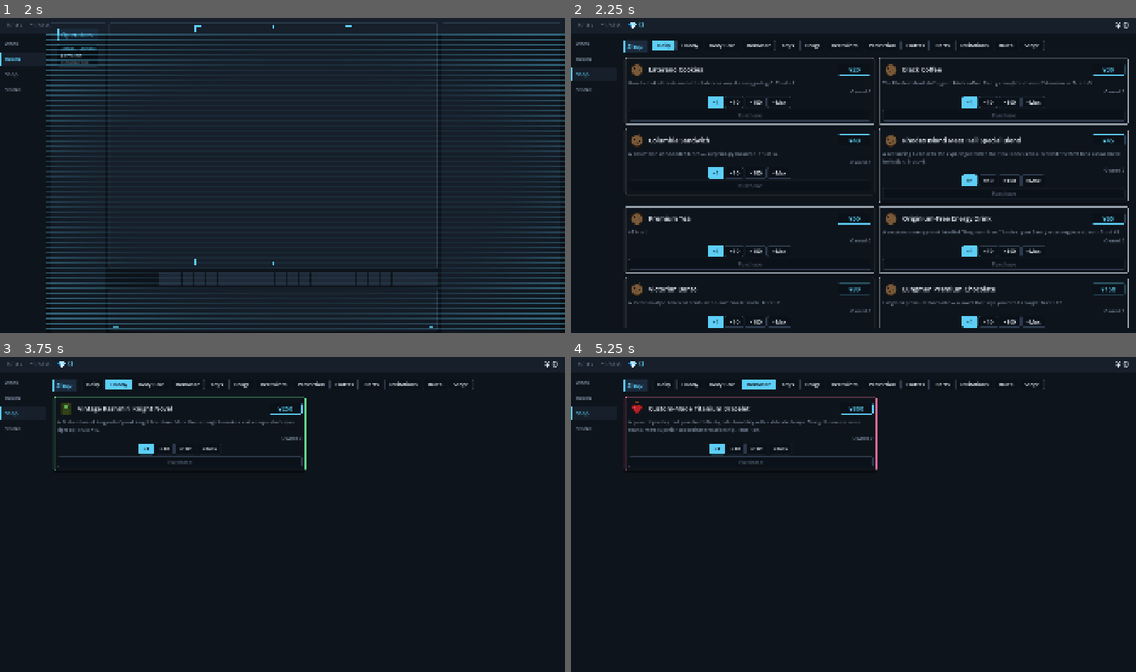
Above: before the commit, frames 1-4 (two rows, left to right).
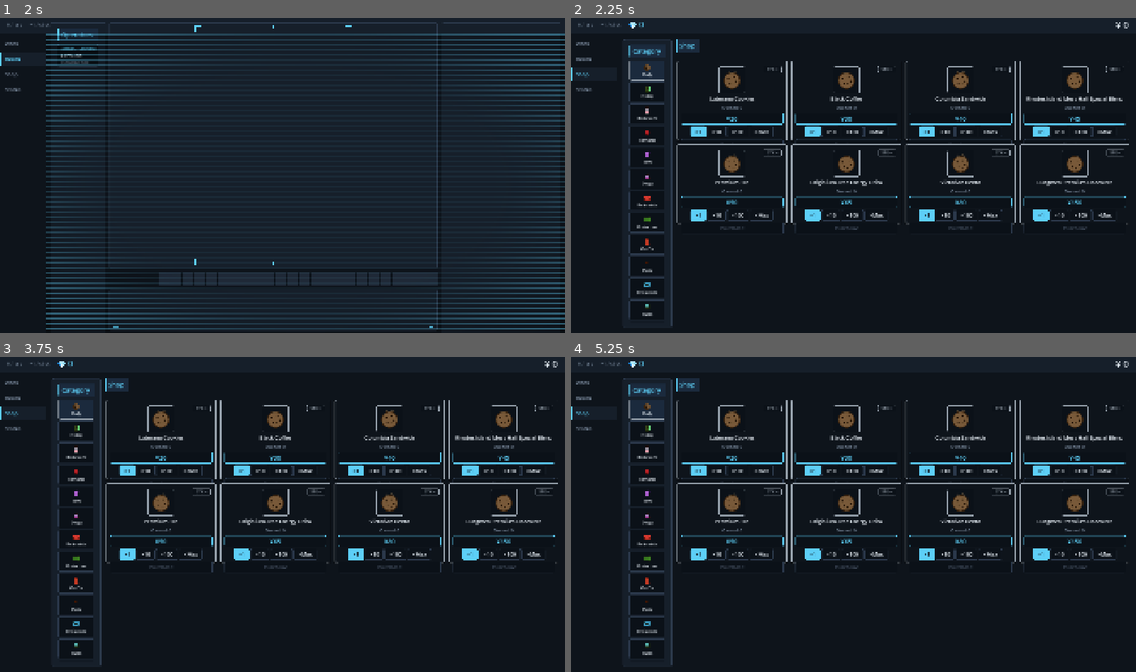
Above: after the commit, the same moments.

Repository: bakamarudasi/clickergame_demo
Game: Godot game, scene res://scenes/main.tscn
The game is run twice, just before and just after one commit, with the same random seed, the same clock (stepped at 60 frames per second) and the same inputs.
Inputs (mouse positions are in pixels of both pictures, inside the frame that each line leads up to):
- Up to frame 1 (2 s): click "Work" at 0.5 s; click "Room" at 1.25 s
- Up to frame 2 (2.25 s): click "Shop" at 2 s
- Up to frame 3 (3.75 s): click (90, 385) at 2.75 s, where only the run before the commit has a clickable "Daily"; click (118, 385) at 3.5 s, where only the run before the commit has a clickable "Hobby"
- Up to frame 4 (5.25 s): click (723, 385) at 4.25 s, where only the run before the commit has a clickable "Body Care"; click (757, 385) at 5 s, where only the run before the commit has a clickable "Romance"

Frame 1 is identical in both runs. In frame 2, 17% of the frame differs, in the area x 9-99%, y 6-99%; in frame 3, 10%; in frame 4, 11%.

Commit message:
shop: vertical banner cards + left sidebar category tiles
Reorganizes the Shop tab to combine the "hanging banner card" form factor
with a side-rail category navigation (inspired by the two reference shots
the user provided):

Layout
- New HBox split: a fixed 140px LeftSidebar holds the category column,
  RightWrap takes the rest with title row + decorative hang rod + grid.
- ItemGrid bumped from 2 columns to 4 to match the denser banner format.

Category sidebar
- Tiles are PanelContainer + VBox(icon, label) with gui_input click
  routing instead of Button (Button can't natively stack icon-above-text).
- Selected tile gets a category-colored 4px left stripe + header bg via
  swapped StyleBox; the rest stay dark-deep with hairline border.
- Icons + accent colors reused from ItemCardFactory's category dicts.

Banner card
- ItemCardFactory.build() rewritten to a vertical layout: accent hang bar
  → boxed icon "display window" → name → price tag → qty selector →
  buy button. Description moved to tooltip_text since there's no room
  for a desc line in the banner.
- Right-corner status badge overlay added: shows "STK ∞" for consumables
  and "OWNED" for one-shot items that are already applied. Painted in
  the category accent over a dark panel.
- Card min size 156×270 so the GridContainer reserves a consistent cell.
- Layer pattern: a non-Container Control wraps VBox + badge so the badge
  can use top-right anchors without being stretched by PanelContainer.

Translation keys: SHOP_CATEGORY_TITLE, SHOP_BADGE_STOCK_INFINITE,
SHOP_BADGE_OWNED.

https://claude.ai/code/session_01GzpUoibW7LL87PvWJrDjxw

Diff:
--- a/scenes/ui/shop_tab.tscn
+++ b/scenes/ui/shop_tab.tscn
@@ -17,47 +17,80 @@
 anchor_bottom = 1.0
 grow_horizontal = 2
 grow_vertical = 2
-theme_override_constants/margin_left = 24
-theme_override_constants/margin_top = 20
-theme_override_constants/margin_right = 24
-theme_override_constants/margin_bottom = 20
+theme_override_constants/margin_left = 20
+theme_override_constants/margin_top = 18
+theme_override_constants/margin_right = 20
+theme_override_constants/margin_bottom = 18
 
-[node name="VBox" type="VBoxContainer" parent="Inner"]
+[node name="HBox" type="HBoxContainer" parent="Inner"]
 layout_mode = 2
 theme_override_constants/separation = 14
 
-[node name="HeaderHBox" type="HBoxContainer" parent="Inner/VBox"]
+[node name="LeftSidebar" type="PanelContainer" parent="Inner/HBox"]
+custom_minimum_size = Vector2(140, 0)
 layout_mode = 2
-theme_override_constants/separation = 16
 
-[node name="TitleBar" type="PanelContainer" parent="Inner/VBox/HeaderHBox"]
+[node name="LeftInner" type="MarginContainer" parent="Inner/HBox/LeftSidebar"]
 layout_mode = 2
-size_flags_horizontal = 0
+theme_override_constants/margin_left = 10
+theme_override_constants/margin_top = 10
+theme_override_constants/margin_right = 10
+theme_override_constants/margin_bottom = 10
+
+[node name="LeftStack" type="VBoxContainer" parent="Inner/HBox/LeftSidebar/LeftInner"]
+layout_mode = 2
+theme_override_constants/separation = 10
+
+[node name="CategoryTitleBar" type="PanelContainer" parent="Inner/HBox/LeftSidebar/LeftInner/LeftStack"]
+layout_mode = 2
 theme_type_variation = &"SectionHeader"
 
-[node name="Title" type="Label" parent="Inner/VBox/HeaderHBox/TitleBar"]
+[node name="CategoryTitle" type="Label" parent="Inner/HBox/LeftSidebar/LeftInner/LeftStack/CategoryTitleBar"]
 layout_mode = 2
 theme_type_variation = &"SectionHeader"
-text = "SHOP_TITLE"
+text = "SHOP_CATEGORY_TITLE"
 
-[node name="CategoryScroll" type="ScrollContainer" parent="Inner/VBox/HeaderHBox"]
+[node name="CategoryScroll" type="ScrollContainer" parent="Inner/HBox/LeftSidebar/LeftInner/LeftStack"]
 layout_mode = 2
-size_flags_horizontal = 3
-size_flags_vertical = 5
-vertical_scroll_mode = 0
+size_flags_vertical = 3
+horizontal_scroll_mode = 0
 
-[node name="CategoryBar" type="HBoxContainer" parent="Inner/VBox/HeaderHBox/CategoryScroll"]
+[node name="CategoryBar" type="VBoxContainer" parent="Inner/HBox/LeftSidebar/LeftInner/LeftStack/CategoryScroll"]
 unique_name_in_owner = true
 layout_mode = 2
 size_flags_horizontal = 3
 theme_override_constants/separation = 6
 
-[node name="GridScroll" type="ScrollContainer" parent="Inner/VBox"]
+[node name="RightWrap" type="VBoxContainer" parent="Inner/HBox"]
+layout_mode = 2
+size_flags_horizontal = 3
+theme_override_constants/separation = 12
+
+[node name="HeaderHBox" type="HBoxContainer" parent="Inner/HBox/RightWrap"]
+layout_mode = 2
+theme_override_constants/separation = 16
+
+[node name="TitleBar" type="PanelContainer" parent="Inner/HBox/RightWrap/HeaderHBox"]
+layout_mode = 2
+size_flags_horizontal = 0
+theme_type_variation = &"SectionHeader"
+
+[node name="Title" type="Label" parent="Inner/HBox/RightWrap/HeaderHBox/TitleBar"]
+layout_mode = 2
+theme_type_variation = &"SectionHeader"
+text = "SHOP_TITLE"
+
+[node name="HangRod" type="ColorRect" parent="Inner/HBox/RightWrap"]
+custom_minimum_size = Vector2(0, 2)
+layout_mode = 2
+color = Color(0.247, 0.337, 0.439, 1)
+
+[node name="GridScroll" type="ScrollContainer" parent="Inner/HBox/RightWrap"]
 layout_mode = 2
 size_flags_vertical = 3
 horizontal_scroll_mode = 0
 
-[node name="GridWrap" type="MarginContainer" parent="Inner/VBox/GridScroll"]
+[node name="GridWrap" type="MarginContainer" parent="Inner/HBox/RightWrap/GridScroll"]
 layout_mode = 2
 size_flags_horizontal = 3
 size_flags_vertical = 3
@@ -66,21 +99,21 @@
 theme_override_constants/margin_right = 2
 theme_override_constants/margin_bottom = 8
 
-[node name="GridStack" type="VBoxContainer" parent="Inner/VBox/GridScroll/GridWrap"]
+[node name="GridStack" type="VBoxContainer" parent="Inner/HBox/RightWrap/GridScroll/GridWrap"]
 layout_mode = 2
 size_flags_horizontal = 3
 size_flags_vertical = 3
 theme_override_constants/separation = 12
 
-[node name="ItemGrid" type="GridContainer" parent="Inner/VBox/GridScroll/GridWrap/GridStack"]
+[node name="ItemGrid" type="GridContainer" parent="Inner/HBox/RightWrap/GridScroll/GridWrap/GridStack"]
 unique_name_in_owner = true
 layout_mode = 2
 size_flags_horizontal = 3
-columns = 2
+columns = 4
 theme_override_constants/h_separation = 14
 theme_override_constants/v_separation = 14
 
-[node name="EmptyLabel" type="Label" parent="Inner/VBox/GridScroll/GridWrap/GridStack"]
+[node name="EmptyLabel" type="Label" parent="Inner/HBox/RightWrap/GridScroll/GridWrap/GridStack"]
 unique_name_in_owner = true
 layout_mode = 2
 size_flags_horizontal = 3
--- a/scripts/ui/shop_tab.gd
+++ b/scripts/ui/shop_tab.gd
@@ -6,7 +6,7 @@
 # 役割は orchestrator に絞り、カード組み立て・更新は ItemCardFactory に委譲。
 # 見出し・カテゴリピル等のスタイルは ThemeFactory が一元管理。
 
-@onready var category_bar: HBoxContainer = %CategoryBar
+@onready var category_bar: VBoxContainer = %CategoryBar
 @onready var item_grid: GridContainer = %ItemGrid
 @onready var empty_label: Label = %EmptyLabel
 
@@ -29,8 +29,8 @@
 var _selected_category: int = Enums.ItemCategory.DAILY
 var _card_factory: ItemCardFactory
 var _cards: Dictionary = {}
-var _category_group: ButtonGroup
-var _category_buttons: Dictionary = {}
+# カテゴリタイル：cat -> PanelContainer。選択中タイルだけアクセント表示にする。
+var _category_tiles: Dictionary = {}
 
 
 func _ready() -> void:
@@ -49,35 +49,99 @@
 # --- カテゴリバー -------------------------------------------------------
 
 func _build_category_buttons() -> void:
-	_category_group = ButtonGroup.new()
-	_category_buttons.clear()
+	_category_tiles.clear()
 	for child in category_bar.get_children():
 		child.queue_free()
 	for entry in CATEGORY_ENTRIES:
-		var b := _make_category_button(entry.label_key, entry.value)
-		category_bar.add_child(b)
-		_category_buttons[entry.value] = b
-	# 初期選択
-	var initial: Button = _category_buttons.get(_selected_category)
-	if initial != null:
-		initial.set_pressed_no_signal(true)
-
-
-func _make_category_button(label_key: String, cat: int) -> Button:
-	var b := Button.new()
-	b.toggle_mode = true
-	b.button_group = _category_group
-	b.text = label_key  # Button.text に翻訳キー → 自動 tr 追従
-	b.theme_type_variation = UIConstants.VAR_PILL_BUTTON
-	b.custom_minimum_size = Vector2(0, 32)
-	b.pressed.connect(_on_category_pressed.bind(cat))
-	return b
+		var tile := _make_category_tile(entry.label_key, entry.value)
+		category_bar.add_child(tile)
+		_category_tiles[entry.value] = tile
+	_update_tile_selection()
+
+
+# カテゴリタイル：アイコン上＋ラベル下の縦レイアウト。Button の標準レイアウトでは
+# 縦並びが組めないので、PanelContainer + VBox(TextureRect/Label) で作って
+# gui_input をクリック検出に使う。OperatorCardFactory と同じパターン。
+func _make_category_tile(label_key: String, cat: int) -> PanelContainer:
+	var accent: Color = ItemCardFactory.CATEGORY_ACCENTS.get(cat, UIConstants.COLOR_ACCENT_CYAN)
+
+	var panel := PanelContainer.new()
+	panel.custom_minimum_size = Vector2(0, 68)
+	panel.mouse_filter = Control.MOUSE_FILTER_STOP
+	panel.mouse_default_cursor_shape = Control.CURSOR_POINTING_HAND
+	panel.set_meta("cat", cat)
+	panel.set_meta("accent", accent)
+	panel.add_theme_stylebox_override("panel", _make_tile_stylebox(accent, false))
+	panel.gui_input.connect(_on_tile_input.bind(cat))
+
+	var vb := VBoxContainer.new()
+	vb.add_theme_constant_override("separation", 2)
+	vb.alignment = BoxContainer.ALIGNMENT_CENTER
+	vb.mouse_filter = Control.MOUSE_FILTER_IGNORE
+	panel.add_child(vb)
+
+	var icon_rect := TextureRect.new()
+	icon_rect.texture = ItemCardFactory.CATEGORY_ICONS.get(cat, null)
+	icon_rect.custom_minimum_size = Vector2(28, 28)
+	icon_rect.expand_mode = TextureRect.EXPAND_IGNORE_SIZE
+	icon_rect.stretch_mode = TextureRect.STRETCH_KEEP_ASPECT_CENTERED
+	icon_rect.modulate = accent
+	icon_rect.size_flags_horizontal = Control.SIZE_SHRINK_CENTER
+	icon_rect.mouse_filter = Control.MOUSE_FILTER_IGNORE
+	vb.add_child(icon_rect)
+
+	var label := Label.new()
+	label.text = label_key  # Button.text と同様、Label.text に翻訳キーを入れれば Godot が自動 tr する
+	label.horizontal_alignment = HORIZONTAL_ALIGNMENT_CENTER
+	label.add_theme_font_size_override("font_size", UIConstants.FONT_SMALL)
+	label.mouse_filter = Control.MOUSE_FILTER_IGNORE
+	vb.add_child(label)
+
+	return panel
+
+
+# 選択中だけ太枠＋背景色違いに切り替える StyleBox を生成。
+func _make_tile_stylebox(accent: Color, is_selected: bool) -> StyleBoxFlat:
+	var sbox := StyleBoxFlat.new()
+	if is_selected:
+		sbox.bg_color = UIConstants.COLOR_BG_HEADER
+		sbox.border_color = accent
+		sbox.border_width_left = UIConstants.ACCENT_STRIPE_WIDTH
+		sbox.border_width_top = UIConstants.HAIRLINE
+		sbox.border_width_right = UIConstants.HAIRLINE
+		sbox.border_width_bottom = UIConstants.HAIRLINE
+	else:
+		sbox.bg_color = UIConstants.COLOR_BG_PANEL_DEEP
+		sbox.border_color = UIConstants.COLOR_BORDER
+		sbox.set_border_width_all(UIConstants.HAIRLINE)
+	sbox.set_corner_radius_all(UIConstants.PANEL_CORNER_RADIUS)
+	sbox.content_margin_left = 8
+	sbox.content_margin_right = 8
+	sbox.content_margin_top = 8
+	sbox.content_margin_bottom = 8
+	return sbox
+
+
+func _update_tile_selection() -> void:
+	for cat in _category_tiles:
+		var tile: PanelContainer = _category_tiles[cat]
+		var accent: Color = tile.get_meta("accent")
+		var is_sel: bool = (cat == _selected_category)
+		tile.add_theme_stylebox_override("panel", _make_tile_stylebox(accent, is_sel))
+
+
+func _on_tile_input(event: InputEvent, cat: int) -> void:
+	if event is InputEventMouseButton:
+		var mb := event as InputEventMouseButton
+		if mb.pressed and mb.button_index == MOUSE_BUTTON_LEFT:
+			_on_category_pressed(cat)
 
 
 func _on_category_pressed(cat: int) -> void:
 	if _selected_category == cat:
 		return
 	_selected_category = cat
+	_update_tile_selection()
 	_rebuild_item_grid()
 
 
--- a/scripts/ui/shop_tab/item_card_factory.gd
+++ b/scripts/ui/shop_tab/item_card_factory.gd
@@ -39,11 +39,17 @@
 	Enums.ItemCategory.RULE: preload("res://assets/items/category/cat_rule.svg"),
 	Enums.ItemCategory.SCOPE: preload("res://assets/items/category/cat_scope.svg"),
 }
-const CARD_ICON_SIZE := 56
-const BUY_BUTTON_HEIGHT := 36
+const CARD_ICON_SIZE := 78
+const BUY_BUTTON_HEIGHT := 32
 # 値札の高さ。コンパクトに収めつつ金額が読みやすいサイズ。
-const PRICE_TAG_HEIGHT := 38
-const PRICE_TAG_MIN_WIDTH := 112
+const PRICE_TAG_HEIGHT := 34
+const PRICE_TAG_MIN_WIDTH := 0
+# 縦バナーカードの最小サイズ。GridContainer のセル幅・高さの下限になる。
+const CARD_MIN_WIDTH := 156
+const CARD_MIN_HEIGHT := 270
+# カード上部「掛け軸を吊るす」装飾バーの寸法。
+const HANG_BAR_WIDTH := 48
+const HANG_BAR_HEIGHT := 2
 
 var _host: Control
 
@@ -55,7 +61,10 @@
 func build(it: ItemData) -> PanelContainer:
 	var accent: Color = CATEGORY_ACCENTS.get(it.category, UIConstants.COLOR_ACCENT_CYAN)
 
+	# 縦バナー型カード。上から：吊り棒 → アイコン枠 → 名前 → 値札 → 数量＋購入。
+	# 説明文は tooltip に逃がす。所持数バッジは右上にオーバーレイ。
 	var panel := PanelContainer.new()
+	panel.custom_minimum_size = Vector2(CARD_MIN_WIDTH, CARD_MIN_HEIGHT)
 	panel.size_flags_horizontal = Control.SIZE_EXPAND_FILL
 	panel.size_flags_vertical = Control.SIZE_SHRINK_BEGIN
 	panel.mouse_filter = Control.MOUSE_FILTER_STOP
@@ -65,65 +74,78 @@
 	var sbox := PanelStyler.card(accent)
 	panel.add_theme_stylebox_override("panel", sbox)
 
+	# PanelContainer の子は全部 fill されてしまうので、内側に「非 Container ラッパー」を
+	# 1 枚噛ます。これで主フロー（VBox）とアンカー配置のバッジオーバーレイを共存させる。
+	var layer := Control.new()
+	layer.mouse_filter = Control.MOUSE_FILTER_PASS
+	panel.add_child(layer)
+
 	var vb := VBoxContainer.new()
+	vb.set_anchors_preset(Control.PRESET_FULL_RECT)
 	vb.add_theme_constant_override("separation", UIConstants.SEP_SMALL)
 	vb.mouse_filter = Control.MOUSE_FILTER_PASS
-	panel.add_child(vb)
-
-	# 上段：アイコン（左）＋ 商品名（中、伸縮）＋ 値札（右）
-	var header := HBoxContainer.new()
-	header.add_theme_constant_override("separation", UIConstants.SEP_MEDIUM)
-	header.mouse_filter = Control.MOUSE_FILTER_PASS
-	vb.add_child(header)
+	layer.add_child(vb)
+
+	# 「掛け軸を吊るす横棒」装飾。カテゴリアクセント色の細い水平バー。
+	var hang := ColorRect.new()
+	hang.color = accent
+	hang.custom_minimum_size = Vector2(HANG_BAR_WIDTH, HANG_BAR_HEIGHT)
+	hang.size_flags_horizontal = Control.SIZE_SHRINK_CENTER
+	hang.mouse_filter = Control.MOUSE_FILTER_IGNORE
+	vb.add_child(hang)
+
+	# アイコン枠（暗背景＋細アクセント枠で「展示窓」感）。
+	var icon_wrap := PanelContainer.new()
+	icon_wrap.size_flags_horizontal = Control.SIZE_SHRINK_CENTER
+	icon_wrap.add_theme_stylebox_override("panel", _make_icon_window(accent))
+	vb.add_child(icon_wrap)
 
 	var icon_rect := TextureRect.new()
 	icon_rect.texture = _resolve_icon(it)
 	icon_rect.custom_minimum_size = Vector2(CARD_ICON_SIZE, CARD_ICON_SIZE)
 	icon_rect.expand_mode = TextureRect.EXPAND_IGNORE_SIZE
 	icon_rect.stretch_mode = TextureRect.STRETCH_KEEP_ASPECT_CENTERED
-	icon_rect.size_flags_vertical = Control.SIZE_SHRINK_CENTER
+	icon_rect.modulate = accent
 	icon_rect.mouse_filter = Control.MOUSE_FILTER_IGNORE
-	icon_rect.modulate = accent
-	header.add_child(icon_rect)
-
+	icon_wrap.add_child(icon_rect)
+
+	# 名前（中央寄せ、auto-wrap）
 	var name_label := Label.new()
 	name_label.text = _t(it.display_name)
-	name_label.theme_type_variation = UIConstants.VAR_TITLE_LABEL
-	name_label.size_flags_horizontal = Control.SIZE_EXPAND_FILL
-	name_label.size_flags_vertical = Control.SIZE_SHRINK_CENTER
+	name_label.theme_type_variation = UIConstants.VAR_SUBTITLE_LABEL
+	name_label.horizontal_alignment = HORIZONTAL_ALIGNMENT_CENTER
 	name_label.autowrap_mode = TextServer.AUTOWRAP_WORD_SMART
-	name_label.mouse_filter = Control.MOUSE_FILTER_PASS
-	header.add_child(name_label)
-
-	var price_panel := _make_price_tag(it.price)
-	header.add_child(price_panel)
-	var price_label: Label = price_panel.get_node("PriceLabel")
-
-	# 説明文
-	var desc_label := Label.new()
-	desc_label.text = _t(it.description)
-	desc_label.theme_type_variation = UIConstants.VAR_DIM_LABEL
-	desc_label.autowrap_mode = TextServer.AUTOWRAP_WORD_SMART
-	desc_label.mouse_filter = Control.MOUSE_FILTER_PASS
-	vb.add_child(desc_label)
-
-	# 信頼度ゲート（必要時のみ visible）
+	name_label.size_flags_vertical = Control.SIZE_EXPAND_FILL
+	name_label.mouse_filter = Control.MOUSE_FILTER_IGNORE
+	vb.add_child(name_label)
+
+	# バナー形式に説明文を入れる余地がない。tooltip に逃がす。
+	panel.tooltip_text = _t(it.description)
+
+	# 信頼ゲート（必要時のみ visible、コンパクト表示）
 	var gate_label := Label.new()
-	gate_label.theme_type_variation = UIConstants.VAR_SUBTITLE_LABEL
+	gate_label.theme_type_variation = UIConstants.VAR_DIM_LABEL
 	gate_label.add_theme_color_override("font_color", UIConstants.COLOR_WARN)
-	gate_label.mouse_filter = Control.MOUSE_FILTER_PASS
+	gate_label.horizontal_alignment = HORIZONTAL_ALIGNMENT_CENTER
+	gate_label.mouse_filter = Control.MOUSE_FILTER_IGNORE
 	gate_label.visible = false
 	vb.add_child(gate_label)
 
-	# 所持数表示（消耗品のみ）
+	# 所持数（消耗品のみ）
 	var owned_label := Label.new()
 	owned_label.theme_type_variation = UIConstants.VAR_DIM_LABEL
-	owned_label.horizontal_alignment = HORIZONTAL_ALIGNMENT_RIGHT
-	owned_label.mouse_filter = Control.MOUSE_FILTER_PASS
+	owned_label.horizontal_alignment = HORIZONTAL_ALIGNMENT_CENTER
+	owned_label.mouse_filter = Control.MOUSE_FILTER_IGNORE
 	owned_label.visible = it.is_consumable
 	vb.add_child(owned_label)
 
-	# 数量セレクタ（消耗品のみ visible）
+	# 値札（カード幅いっぱい）
+	var price_panel := _make_price_tag(it.price)
+	price_panel.size_flags_horizontal = Control.SIZE_EXPAND_FILL
+	vb.add_child(price_panel)
+	var price_label: Label = price_panel.get_node("PriceLabel")
+
+	# 数量セレクタ（消耗品のみ）。バナー幅に合わせて小さめ。
 	var qty_row := HBoxContainer.new()
 	qty_row.add_theme_constant_override("separation", UIConstants.SEP_TIGHT)
 	qty_row.alignment = BoxContainer.ALIGNMENT_CENTER
@@ -133,12 +155,12 @@
 
 	var qty_selector := QuantitySelector.new()
 	if it.is_consumable:
-		qty_selector.build_into(qty_row, "SHOP_QTY_MAX", Vector2(52, 28))
+		qty_selector.build_into(qty_row, "SHOP_QTY_MAX", Vector2(34, 22))
 		for b in qty_selector.buttons:
 			b.theme_type_variation = UIConstants.VAR_PILL_BUTTON
 		qty_selector.mode_changed.connect(_on_qty_changed.bind(panel))
 
-	# 購入ボタン
+	# 購入ボタン（カード下端、カード幅いっぱい）
 	var buy_button := Button.new()
 	buy_button.theme_type_variation = UIConstants.VAR_ACCENT_BUTTON
 	buy_button.text = _t("SHOP_BUY_BUTTON")
@@ -147,14 +169,35 @@
 	buy_button.pressed.connect(_on_buy_pressed.bind(panel))
 	vb.add_child(buy_button)
 
+	# 右上の状態バッジ（OWNED / STK ∞）。layer 直下にアンカーで貼る。
+	var badge_panel := PanelContainer.new()
+	badge_panel.set_anchors_preset(Control.PRESET_TOP_RIGHT)
+	badge_panel.offset_left = -68.0
+	badge_panel.offset_top = 6.0
+	badge_panel.offset_right = -6.0
+	badge_panel.offset_bottom = 26.0
+	badge_panel.mouse_filter = Control.MOUSE_FILTER_IGNORE
+	badge_panel.add_theme_stylebox_override("panel", _make_badge_stylebox(accent))
+	badge_panel.visible = false
+	layer.add_child(badge_panel)
+
+	var badge_label := Label.new()
+	badge_label.add_theme_font_size_override("font_size", UIConstants.FONT_SMALL)
+	badge_label.add_theme_color_override("font_color", accent)
+	badge_label.horizontal_alignment = HORIZONTAL_ALIGNMENT_CENTER
+	badge_label.vertical_alignment = VERTICAL_ALIGNMENT_CENTER
+	badge_label.mouse_filter = Control.MOUSE_FILTER_IGNORE
+	badge_panel.add_child(badge_label)
+
 	panel.set_meta("name_label", name_label)
-	panel.set_meta("desc_label", desc_label)
 	panel.set_meta("price_label", price_label)
 	panel.set_meta("gate_label", gate_label)
 	panel.set_meta("owned_label", owned_label)
 	panel.set_meta("qty_selector", qty_selector)
 	panel.set_meta("buy_button", buy_button)
 	panel.set_meta("stylebox", sbox)
+	panel.set_meta("badge_panel", badge_panel)
+	panel.set_meta("badge_label", badge_label)
 	return panel
 
 
@@ -166,6 +209,8 @@
 	var owned_label: Label = card.get_meta("owned_label")
 	var qty_selector: QuantitySelector = card.get_meta("qty_selector")
 	var sbox: StyleBoxFlat = card.get_meta("stylebox")
+	var badge_panel: PanelContainer = card.get_meta("badge_panel")
+	var badge_label: Label = card.get_meta("badge_label")
 
 	if it.trust_gate_min > 0:
 		gate_label.visible = true
@@ -176,8 +221,12 @@
 	if it.is_consumable:
 		owned_label.visible = true
 		owned_label.text = _t("SHOP_OWNED_COUNT_FMT") % GameState.item_count(it.id)
+		# 消耗品は補充可能なので「STK ∞」バッジ。
+		badge_panel.visible = true
+		badge_label.text = _t("SHOP_BADGE_STOCK_INFINITE")
 	else:
 		owned_label.visible = false
+		badge_panel.visible = false
 
 	var already_owned := not it.is_consumable and _is_permanent_effect_applied(it)
 	if already_owned:
@@ -185,6 +234,9 @@
 		buy_button.text = _t("SHOP_BUY_BUTTON_OWNED")
 		price_label.text = _t("SHOP_PRICE_OWNED")
 		sbox.bg_color = UIConstants.RARITY_PANEL_BG_MAXED
+		# 既取得アイテムは右上に「OWNED」バッジで識別。
+		badge_panel.visible = true
+		badge_label.text = _t("SHOP_BADGE_OWNED")
 		return
 
 	var qty := _resolve_qty(it, qty_selector)
@@ -207,7 +259,7 @@
 
 func rebuild_static_text(card: PanelContainer, it: ItemData) -> void:
 	(card.get_meta("name_label") as Label).text = _t(it.display_name)
-	(card.get_meta("desc_label") as Label).text = _t(it.description)
+	card.tooltip_text = _t(it.description)
 
 
 # 購入成功時にカード全体を弾ませて、シアン寄りにフラッシュさせる。
@@ -254,6 +306,34 @@
 	return tag
 
 
+# アイコン枠（展示窓風）。深い背景＋カテゴリアクセント枠。
+func _make_icon_window(accent: Color) -> StyleBoxFlat:
+	var sbox := StyleBoxFlat.new()
+	sbox.bg_color = UIConstants.COLOR_BG_PANEL_DEEP
+	sbox.border_color = accent
+	sbox.set_border_width_all(UIConstants.HAIRLINE)
+	sbox.set_corner_radius_all(UIConstants.PANEL_CORNER_RADIUS)
+	sbox.content_margin_left = 6
+	sbox.content_margin_right = 6
+	sbox.content_margin_top = 6
+	sbox.content_margin_bottom = 6
+	return sbox
+
+
+# 右上バッジの StyleBox。極端に小さい角丸＋カテゴリ色の細枠。
+func _make_badge_stylebox(accent: Color) -> StyleBoxFlat:
+	var sbox := StyleBoxFlat.new()
+	sbox.bg_color = UIConstants.COLOR_BG_PANEL_DEEP
+	sbox.border_color = accent
+	sbox.set_border_width_all(UIConstants.HAIRLINE)
+	sbox.set_corner_radius_all(2)
+	sbox.content_margin_left = 6
+	sbox.content_margin_right = 6
+	sbox.content_margin_top = 2
+	sbox.content_margin_bottom = 2
+	return sbox
+
+
 func _resolve_icon(it: ItemData) -> Texture2D:
 	if it.icon != null:
 		return it.icon
--- a/translations/strings.csv
+++ b/translations/strings.csv
@@ -177,6 +177,9 @@
 ROOM_LOCK_FMT,ロック中… 残り %d 秒,Locked… %d s remaining,锁定中… 剩余 %d 秒
 ROOM_GIFT_INV_FMT,%s ×%d,%s ×%d,%s ×%d
 SHOP_TITLE,ショップ,Shop,商店
+SHOP_CATEGORY_TITLE,カテゴリ,Category,分类
+SHOP_BADGE_STOCK_INFINITE,STK ∞,STK ∞,STK ∞
+SHOP_BADGE_OWNED,OWNED,OWNED,已获取
 SHOP_ITEM_FMT,%s — ¥%s,%s — ¥%s,%s — ¥%s
 SHOP_DETAIL_NONE,アイテムを選んでください,Select an item to see details,请选择物品查看详情
 SHOP_DETAIL_PRICE_FMT,価格 ¥ %s,Price ¥ %s,价格 ¥ %s
